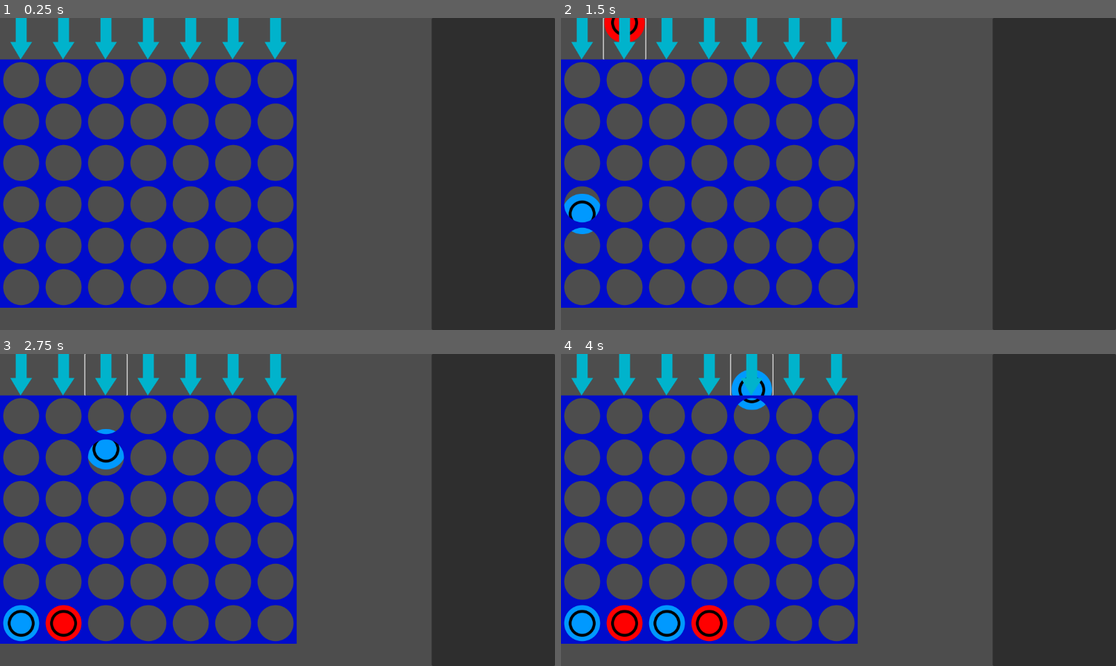
Above: before the commit, frames 1-4 (two rows, left to right).
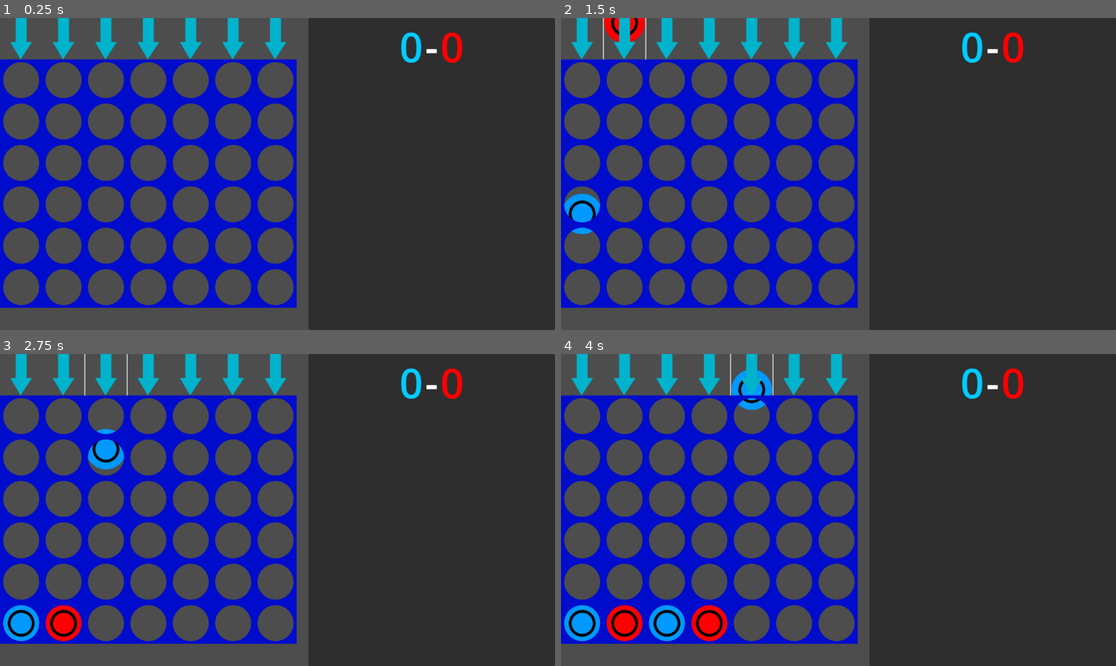
Above: after the commit, the same moments.

Repository: Emarald64/connect-4
Game: Godot game, scene res://scenes/main.tscn
Same seed, same stepped clock (60 frames per second), same inputs: the game is played once before the commit and once after it.
Inputs (mouse positions are in pixels of both pictures, inside the frame that each line leads up to):
- Up to frame 1 (0.25 s): no input
- Up to frame 2 (1.5 s): click (583, 39) at 0.5 s; click (622, 39) at 1.27 s
- Up to frame 3 (2.75 s): click (105, 375) at 2.02 s
- Up to frame 4 (4 s): click (710, 375) at 2.77 s; click (749, 375) at 3.52 s

The runs differ from the first frame. In frame 1, 22% of the frame differs, in the area x 55-84%, y 0-100%; in frame 2, 22%; in frame 3, 22%; in frame 4, 22%.

Commit message:
Added score desplay and proping pieces after a delay when a player wins

Diff:
--- a/scenes/main.gd
+++ b/scenes/main.gd
@@ -2,6 +2,11 @@
 
 var slots:=[]
 var currentlyRed:=false
+
+enum scoreOutcome {none,blue,red}
+
+var redScore:=0
+var blueScore:=0
 
 # Called when the node enters the scene tree for the first time.
 func _ready() -> void:
@@ -41,40 +46,45 @@
 	#slots[row][col].get_node('Piece').show()
 	$"Placing Cooldown".start()
 	var score:=scoreBoard()
-	if score!=&"none":
-		print(score+" Won!")
-		var time=1+pow((row*-172)/(piece.get_gravity().y),0.5)
+	if score!=scoreOutcome.none:
+		var time=1+((row*0.175510204082)**0.5)
 		print(time)
 		await get_tree().create_timer(time).timeout
+		if score==scoreOutcome.blue:
+			blueScore+=1
+			%BlueScore.text=str(blueScore)
+		else:
+			redScore+=1
+			%RedScore.text=str(redScore)
 		print('reset')
 		clear()
 	return true
 
-func scoreBoard()->StringName:
+func scoreBoard()->scoreOutcome:
 	#Verticals
 	for y in range(3):
 		for x in range(7):
 			if slots[y][x].red==slots[y+1][x].red and slots[y][x].red==slots[y+2][x].red and slots[y][x].red==slots[y+3][x].red and slots[y][x].filled and slots[y+1][x].filled and slots[y+2][x].filled and slots[y+3][x].filled:
-				return &"red" if slots[y][x].red else &"blue"
+				return scoreOutcome.red if slots[y][x].red else scoreOutcome.blue
 
 	# Horazontals
 	for y in range(6):
 		for x in range(4):
 			if slots[y][x].red==slots[y][x+1].red and slots[y][x].red==slots[y][x+2].red and slots[y][x].red==slots[y][x+3].red and slots[y][x].filled and slots[y][x+1].filled and slots[y][x+2].filled and slots[y][x+3].filled:
-				return &"red" if slots[y][x].red else &"blue"
+				return scoreOutcome.red if slots[y][x].red else scoreOutcome.blue
 
 	# down-right Diagonals
 	for y in range(3):
 		for x in range(4):
 			if slots[y][x].red==slots[y+1][x+1].red and slots[y][x].red==slots[y+2][x+2].red and slots[y][x].red==slots[y+3][x+3].red and slots[y][x].filled and slots[y+1][x+1].filled and slots[y+2][x+2].filled and slots[y+3][x+3].filled:
-				return &"red" if slots[y][x].red else &"blue"
+				return scoreOutcome.red if slots[y][x].red else scoreOutcome.blue
 
 	# up-right diagonals
 	for y in range(3):
 		for x in range(4):
 			if slots[y][x+3].red==slots[y+1][x+2].red and slots[y][x+3].red==slots[y+2][x+1].red and slots[y][x+3].red==slots[y+3][x].red and slots[y+3][x].filled and slots[y+2][x+1].filled and slots[y+1][x+2].filled and slots[y][x+3].filled:
-				return &"red" if slots[y][x].red else &"blue"
-	return &"none"
+				return scoreOutcome.red if slots[y][x].red else scoreOutcome.blue
+	return scoreOutcome.none
 
 func clear()->void:
 	$ClearTimer.start()
--- a/scenes/main.tscn
+++ b/scenes/main.tscn
@@ -31,8 +31,34 @@
 columns = 7
 
 [node name="PanelContainer" type="PanelContainer" parent="HBoxContainer"]
-custom_minimum_size = Vector2(256, 0)
+custom_minimum_size = Vector2(512, 0)
 layout_mode = 2
+
+[node name="VBoxContainer" type="VBoxContainer" parent="HBoxContainer/PanelContainer"]
+layout_mode = 2
+
+[node name="HBoxContainer" type="HBoxContainer" parent="HBoxContainer/PanelContainer/VBoxContainer"]
+layout_mode = 2
+alignment = 1
+
+[node name="BlueScore" type="Label" parent="HBoxContainer/PanelContainer/VBoxContainer/HBoxContainer"]
+unique_name_in_owner = true
+layout_mode = 2
+theme_override_colors/font_color = Color(0, 0.7977378, 1, 1)
+theme_override_font_sizes/font_size = 86
+text = "0"
+
+[node name="Devider" type="Label" parent="HBoxContainer/PanelContainer/VBoxContainer/HBoxContainer"]
+layout_mode = 2
+theme_override_font_sizes/font_size = 86
+text = "-"
+
+[node name="RedScore" type="Label" parent="HBoxContainer/PanelContainer/VBoxContainer/HBoxContainer"]
+unique_name_in_owner = true
+layout_mode = 2
+theme_override_colors/font_color = Color(1, 0, 0, 1)
+theme_override_font_sizes/font_size = 86
+text = "0"
 
 [node name="StaticBody2D" type="StaticBody2D" parent="."]
 
